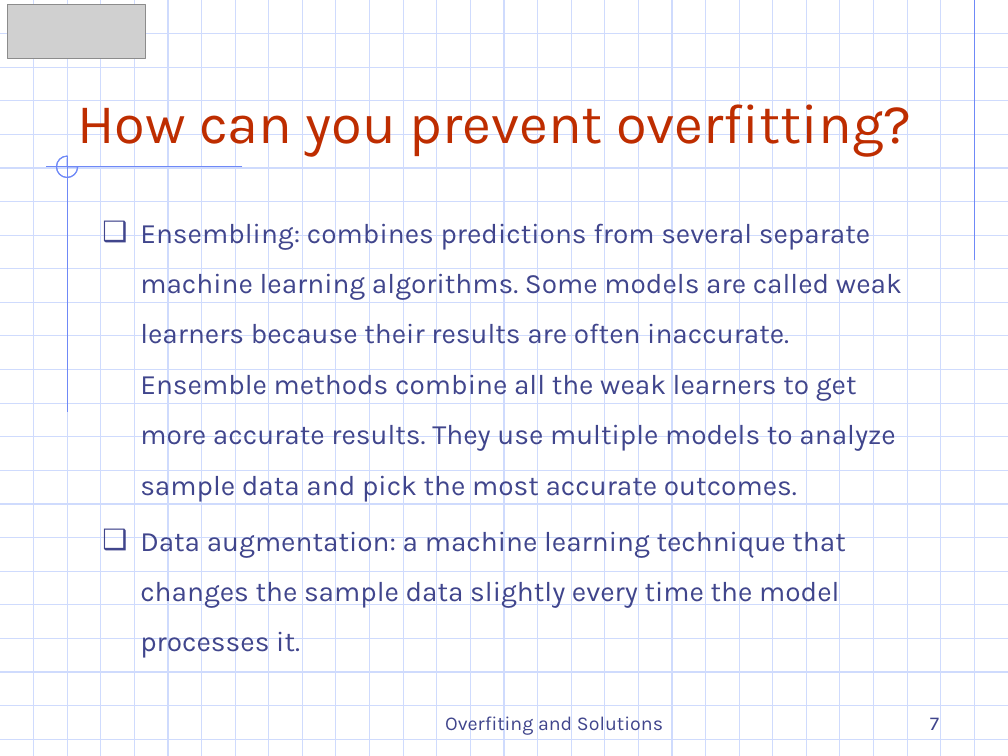
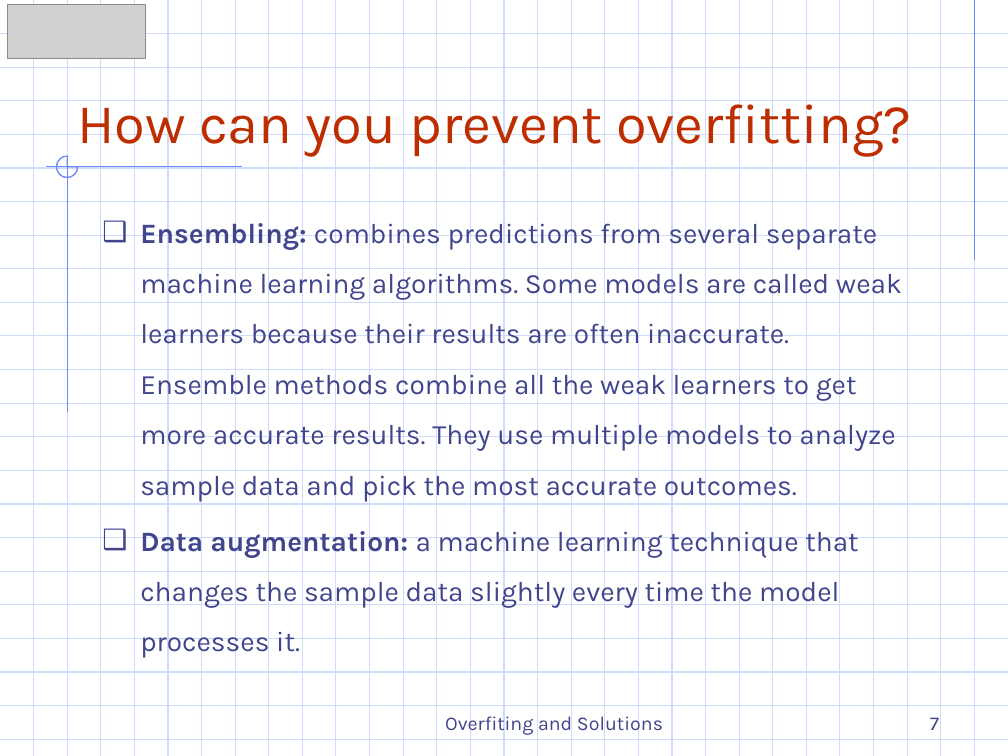
Before and after one commit to DazielNguyen/DAT301m, a slide deck: slide 7 of slide/2.3 Overfitting and solutions.pptx. Drawn at 1008x756 pixels with LibreOffice and Linux fonts; fonts in the diff are those of the drawing; grey boxes stand for pictures. Boxes give left, top, right and bottom in pixels: in the first picture for what was removed or moved away, otherwise in the second. Text is boxed around its words. In the diff, an @@ line names an element or a change of style, - is before the commit and + after.

```diff
--- a/slide/2.3 Overfitting and solutions.pptx
+++ b/slide/2.3 Overfitting and solutions.pptx
@@ text "Ensembling: combines predictions from several ..." at <box>140,217,902,659</box>: bold on in "Ensembling:", "Data augmentation:" @@
```
Also in this commit, not shown: 1 other slide changed, 14 other files.
